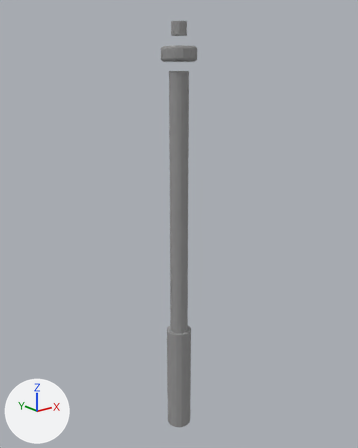
The glTF model public/assets/models/tanks/parts/medium_gun_50mm.glb as it was, and as the next commit left it.
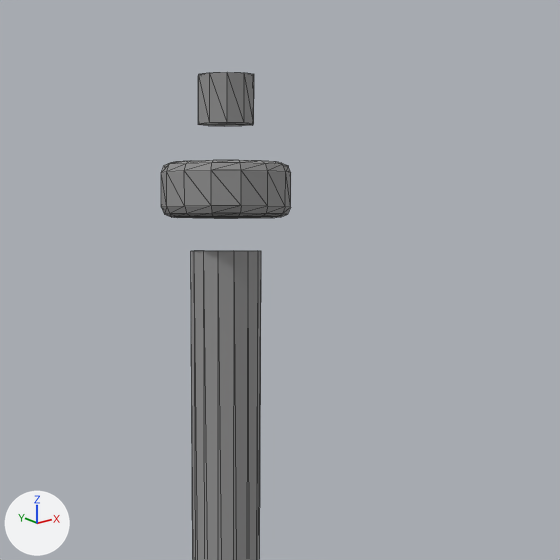
Old and new are each drawn whole from a 50 mm camera at (-1.795, -2.244, 2.313) aimed at (0.024, 0.031, 1.403) and again close up on the part from 32% to 76% of the width and 0% to 35% of the height. The axes (+X, +Y, +Z) are drawn at lower left. The lights are the same throughout. The older version's two pictures come first. The close-ups show mesh edges as thin lines. Vertices at exactly the same position are counted once.

The older version as bpy lines, for what is in view:
```python
me_gun_brake_baffle = bpy.data.meshes.new('gun_brake_baffle')
me_gun_brake_baffle.from_pydata(...)  # 84 vertices, 164 faces; spans x -0.097..0.097, y -0.1..0.1, z 2.35..2.43
me_gun_brake_baffle.materials.append(mat_gun_metal)  # grey #959595
me_gun_muzzle_tip = bpy.data.meshes.new('gun_muzzle_tip')
me_gun_muzzle_tip.from_pydata(...)  # a 10-sided cylinder along z spanning x -0.0418..0.0418, y -0.044..0.044, z 2.485..2.555
me_gun_muzzle_tip.materials.append(mat_gun_metal)  # grey #959595
me_gun_tube = bpy.data.meshes.new('gun_tube')
me_gun_tube.from_pydata(...)  # a 14-sided cylinder along z spanning x -0.05..0.05, y -0.05..0.05, z 0.0..2.3
me_gun_tube.materials.append(mat_gun_metal)  # grey #959595
ob_gun_brake_baffle = bpy.data.objects.new('gun_brake_baffle', me_gun_brake_baffle)
ob_gun_brake_baffle.location = (0.0, 0.0, 0.0)
ob_gun_muzzle_tip = bpy.data.objects.new('gun_muzzle_tip', me_gun_muzzle_tip)
ob_gun_muzzle_tip.location = (0.0, 0.0, 0.0)
ob_gun_tube = bpy.data.objects.new('gun_tube', me_gun_tube)
ob_gun_tube.location = (0.0, 0.0, 0.0)
```
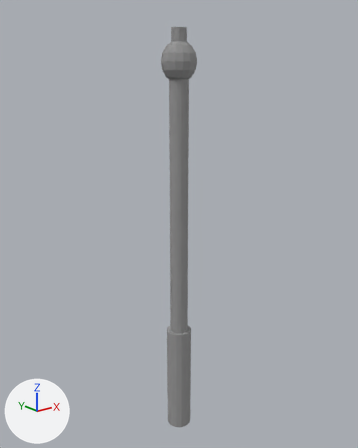
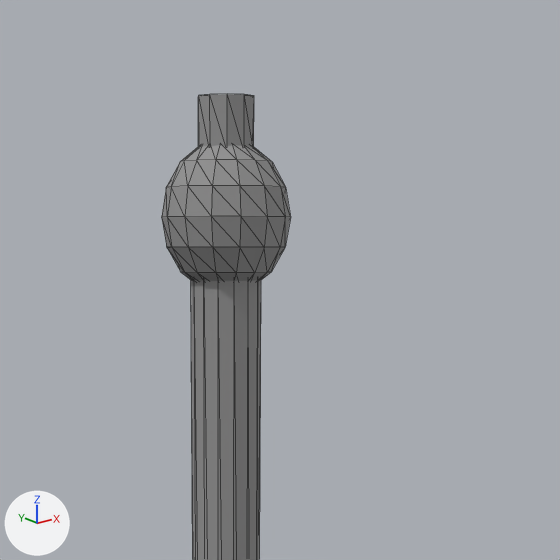
The change in detail:
me_gun_muzzle_tip is used by ob_gun_muzzle_tip; location (0.0, 0.0, 0.0).
me_gun_muzzle_tip had 20 vertices, 36 faces and spanned x -0.0418..0.0418, y -0.044..0.044, z 2.485..2.555.
me_gun_muzzle_tip now has 20 vertices, 36 faces and spans x -0.0418..0.0418, y -0.044..0.044, z 2.445..2.525.
me_gun_muzzle_tip part 1: the whole mesh is scaled about its middle by (1, 1, 1.14), then moved by (0.0, 0.0, -0.035).
Mesh me_gun_brake_ball is new.
It is a UV sphere (14 segments, 8 rings, poles along z) spanning x -0.097..0.097, y -0.1..0.1, z 2.235..2.465.
It uses material mat_gun_metal (grey #959595).
Object 'gun_brake_baffle' (ob_gun_brake_baffle) is deleted.
Object 'gun_brake_ball' (ob_gun_brake_ball) is new; it shows me_gun_brake_ball.
Its location is (0.0, 0.0, 0.0).

What differs and where, as boxes (x1, y1, x2, y2) in the close-ups (560 x 560 px):
'gun_brake_ball', added
    after: (162, 145, 291, 281)
'gun_brake_baffle', deleted
    before: (161, 160, 291, 218)
'gun_muzzle_tip', moved, rescaled
    before: (198, 72, 254, 126)
    after: (198, 94, 254, 147)
